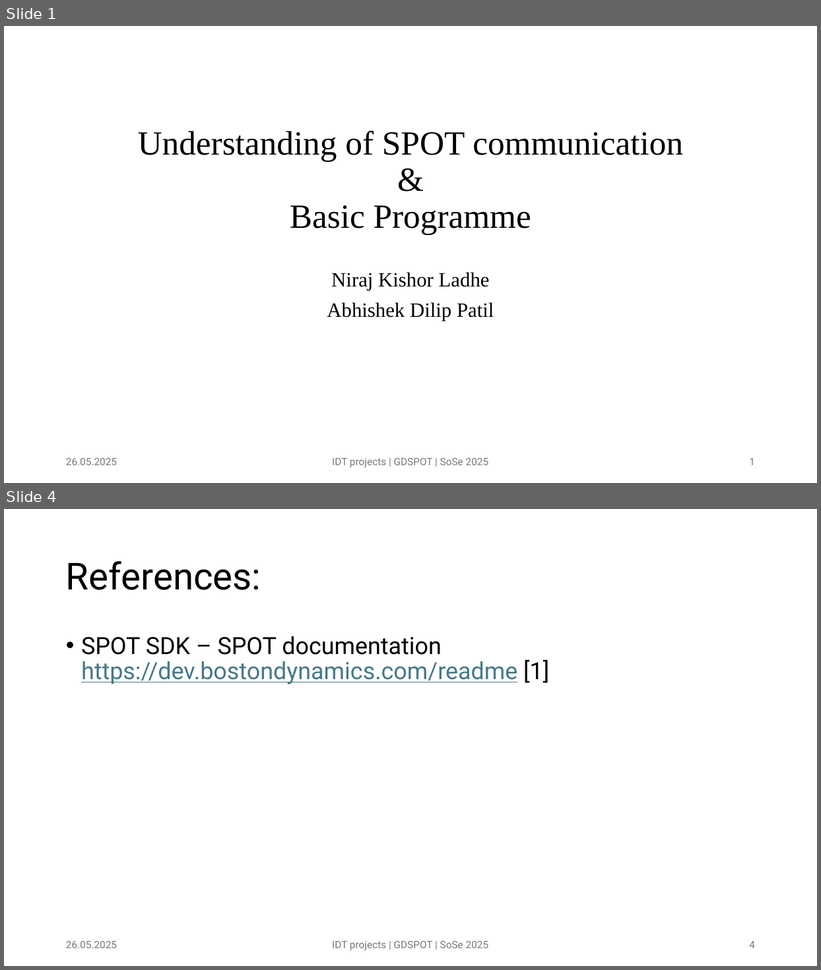
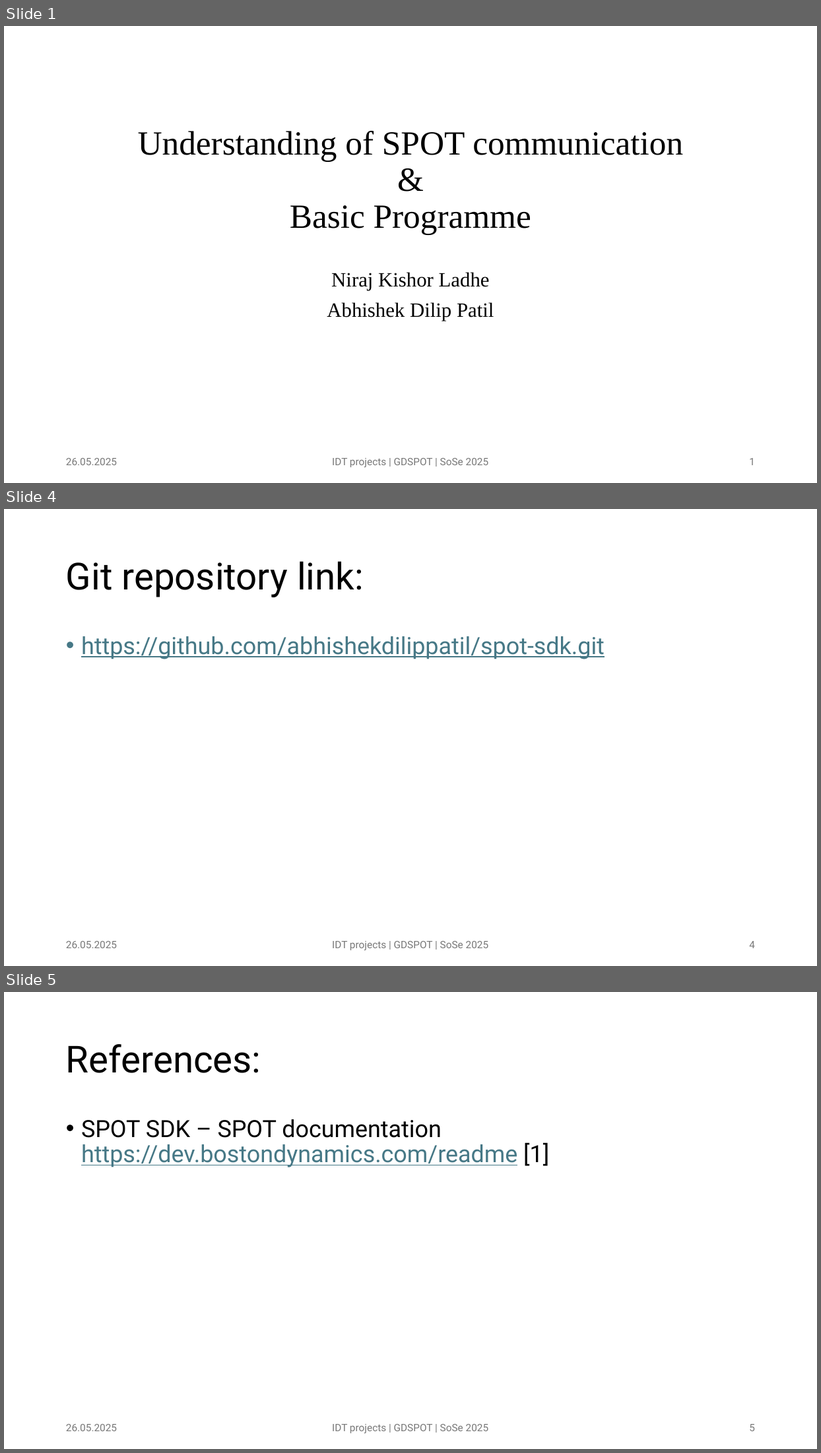
Before and after one commit to abhishekdilippatil/spot-sdk, a slide deck: presentations/SPOT presentation 01.pptx. Shown one above the other, each under a label of ours: slides 1 and 4 before the commit, slides 1, 4 and 5 after it; the slides between them are not shown. The pictures are 821x970 and 821x1453 pixels, drawn with LibreOffice and Linux fonts; fonts in the diff are those of the drawing. Boxes give left, top, right and bottom in pixels: in the first picture for what was removed or moved away, otherwise in the second. Text is boxed around its words. In the diff, an @@ line names an element or a change of style, - is before the commit and + after.

```diff
--- a/presentations/SPOT presentation 01.pptx
+++ b/presentations/SPOT presentation 01.pptx
@@ slide 4 added at (4,509,817,966), background #FFFFFF @@
@@ title added at (66,561,364,597), 44 pt, text #000000 @@
+Git repository link:
@@ text added at (81,636,605,659), 28 pt, text #467886, underline @@
+• https://github.com/abhishekdilippatil/spot-sdk.git
@@ text added at (66,941,117,949), 12 pt, text #797979 @@
+26.05.2025
@@ text added at (332,941,489,951), 12 pt, text #797979 @@
+IDT projects | GDSPOT | SoSe 2025
@@ page number added at (749,941,755,949), 12 pt, text #797979 @@
+4
@@ what was slide 4 is now slide 5 @@
@@ page number at (749,1424,755,1432): text changed @@
-4
+5
```
Also in this commit, not shown: 2 slides changed, 3 other files.
